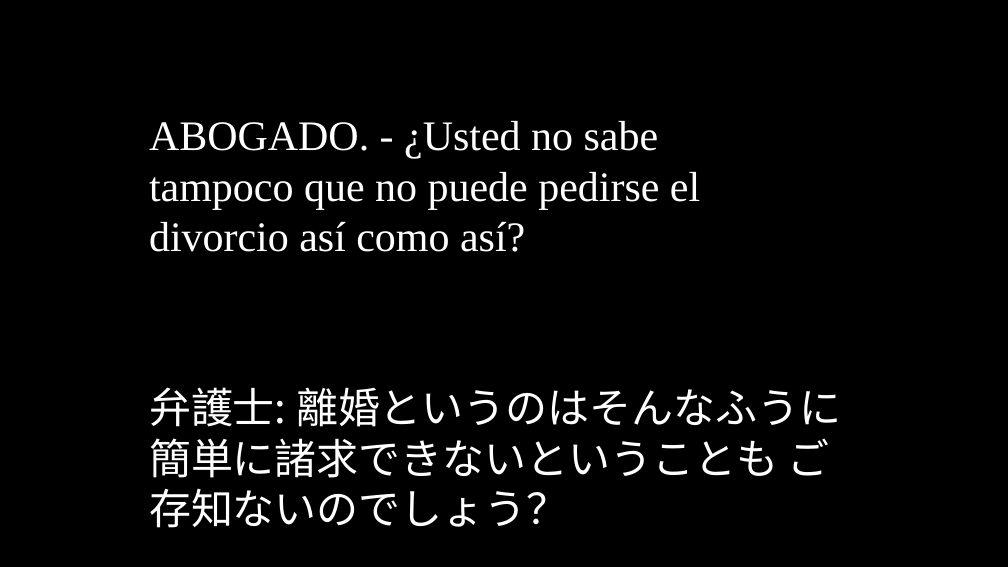
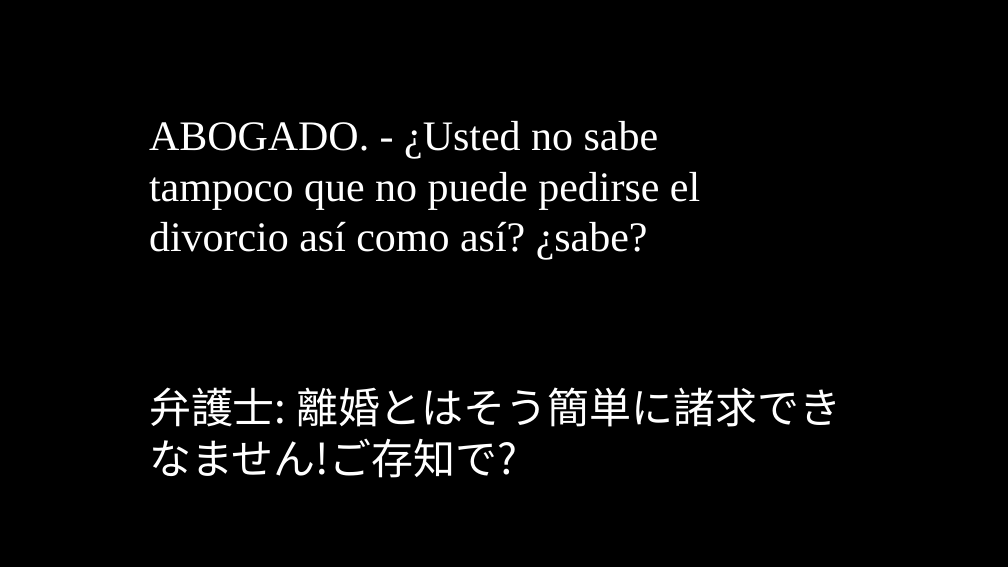
Before and after one commit to oulcggc/lang-drama-caption, a slide deck: slide 106 of complete-cap.pptx. Drawn at 1008x567 pixels with LibreOffice and Linux fonts; fonts in the diff are those of the drawing. Boxes give left, top, right and bottom in pixels: in the first picture for what was removed or moved away, otherwise in the second. Text is boxed around its words. In the diff, an @@ line names an element or a change of style, - is before the commit and + after.

```diff
--- a/complete-cap.pptx
+++ b/complete-cap.pptx
@@ text at (149,121,700,259): text changed @@
-ABOGADO. - ¿Usted no sabe tampoco que no puede pedirse el divorcio así como así?
+ABOGADO. - ¿Usted no sabe tampoco que no puede pedirse el divorcio así como así? ¿sabe?
@@ text at (149,387,842,478): text changed @@
-弁護士: 離婚というのはそんなふうに簡単に諸求できないということも ご存知ないのでしょう？
+弁護士: 離婚とはそう簡単に諸求できなません!ご存知で?
```
Also in this commit, not shown: 66 other slides changed, 1 slide removed, 3 other files.
